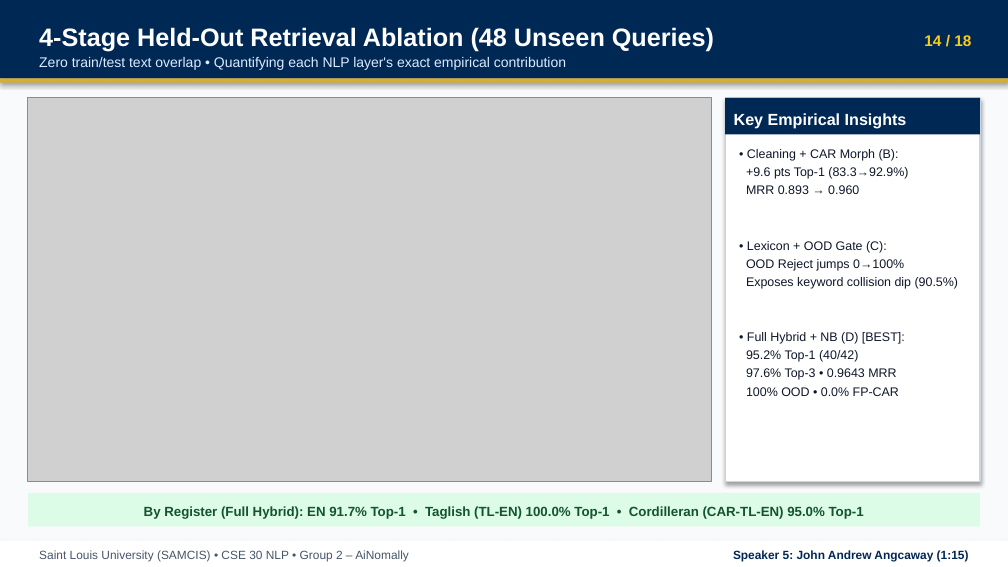
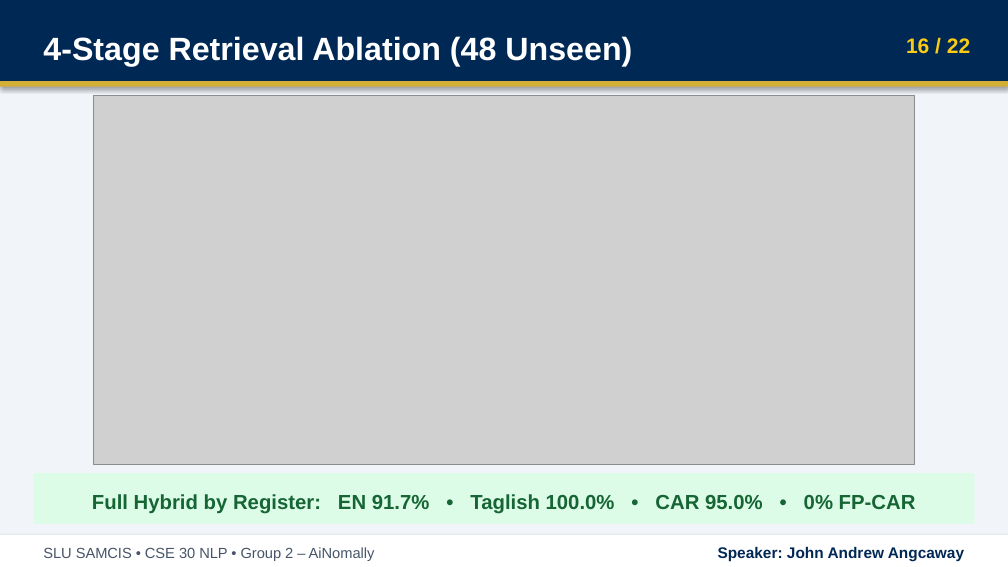
Before and after one commit to ChazeRodriguez/slu-egovernance-chatbot-car-lexicon, a slide deck: slide 16 of presentation/Group2_AiNomally_CSE30_Deck.pptx (slide 14 before the commit). Drawn at 1008x567 pixels with LibreOffice and Linux fonts; fonts in the diff are those of the drawing; grey boxes stand for pictures. Boxes give left, top, right and bottom in pixels: in the first picture for what was removed or moved away, otherwise in the second. Text is boxed around its words. In the diff, an @@ line names an element or a change of style, - is before the commit and + after.

```diff
--- a/presentation/Group2_AiNomally_CSE30_Deck.pptx
+++ b/presentation/Group2_AiNomally_CSE30_Deck.pptx
@@ background #F8FAFC to #F1F5F9 @@
@@ text "4-Stage Retrieval Ablation (48 Unseen)" at <box>43,36,632,66</box>: vertical alignment top to middle @@
@@ text removed at <box>39,57,566,70</box> @@
-Zero train/test text overlap • Quantifying each NLP layer's exact empirical contribution
@@ text at <box>43,36,632,66</box>: text changed; size 18 to 23 pt @@
-4-Stage Held-Out Retrieval Ablation (48 Unseen Queries)
+4-Stage Retrieval Ablation (48 Unseen)
@@ text added at <box>906,38,970,54</box>, 15 pt, text #FACC15, bold @@
+16 / 22
@@ text removed at <box>924,35,971,46</box> @@
-14 / 18
@@ rectangle: place and size @@
-rectangle at <box>0,79,1008,83</box>
+rectangle at <box>0,82,1008,88</box>
@@ picture: place and size @@
-picture at <box>28,98,712,482</box>
+picture at <box>94,95,914,465</box>
@@ rectangle removed at <box>725,98,980,482</box> @@
@@ rectangle removed at <box>725,98,980,134</box> @@
-Key Empirical Insights
@@ text removed at <box>746,149,959,396</box> @@
-• Cleaning + CAR Morph (B):
-+9.6 pts Top-1 (83.3→92.9%)
-MRR 0.893 → 0.960
-• Lexicon + OOD Gate (C):
-OOD Reject jumps 0→100%
-Exposes keyword collision dip (90.5%)
-• Full Hybrid + NB (D) [BEST]:
-95.2% Top-1 (40/42)
-97.6% Top-3 • 0.9643 MRR
-100% OOD • 0.0% FP-CAR
@@ rectangle "Full Hybrid by Register: EN ...": place and size @@
-rectangle "Full Hybrid by Register: EN ..." at <box>28,493,980,526</box>
+rectangle "Full Hybrid by Register: EN ..." at <box>33,473,974,523</box>
@@ text in rectangle at <box>92,494,916,514</box>: text changed; size 9.5 to 14.5 pt; text colour #14532D to #166534 @@
-By Register (Full Hybrid): EN 91.7% Top-1 • Taglish (TL-EN) 100.0% Top-1 • Cordilleran (CAR-TL-EN) 95.0% Top-1
+Full Hybrid by Register: EN 91.7% • Taglish 100.0% • CAR 95.0% • 0% FP-CAR
@@ rectangle: place and size @@
-rectangle at <box>0,540,1008,566</box>
+rectangle at <box>0,535,1008,567</box>
@@ text at <box>43,547,375,561</box>: text changed; size 8.5 to 10.5 pt @@
-Saint Louis University (SAMCIS) • CSE 30 NLP • Group 2 – AiNomally
+SLU SAMCIS • CSE 30 NLP • Group 2 – AiNomally
@@ text at <box>718,547,964,562</box>: text changed; size 8.5 to 11 pt @@
-Speaker 5: John Andrew Angcaway (1:15)
+Speaker: John Andrew Angcaway
```
Also in this commit, not shown: 15 other slides changed, 6 slides added, 2 slides removed, 8 other files.
